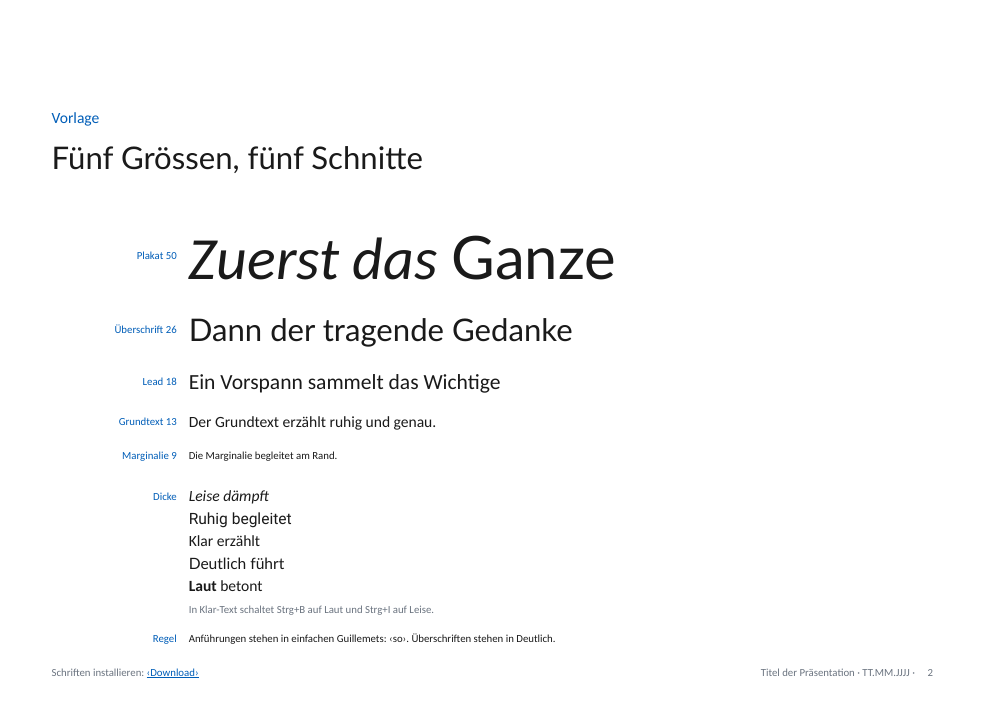
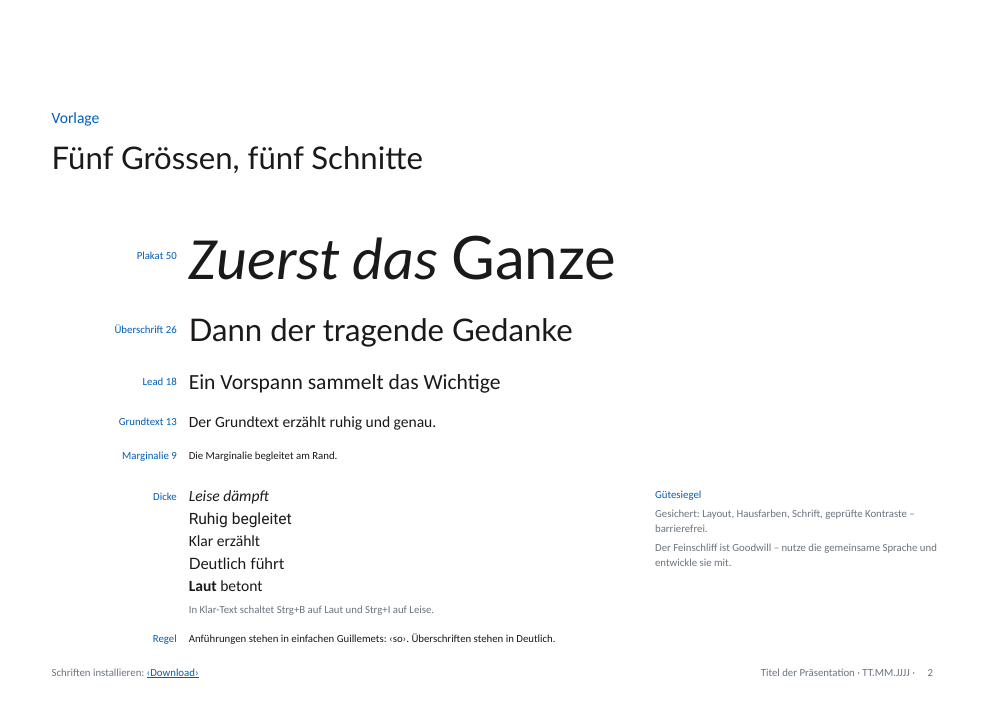
Before and after one commit to phtok/goeloggen, a slide deck: slide 2 of assets/templates/GoetheanumVorlageA4.pptx. Drawn at 1008x713 pixels with LibreOffice and Linux fonts; fonts in the diff are those of the drawing; background and template pictures are left out. Boxes give left, top, right and bottom in pixels: in the first picture for what was removed or moved away, otherwise in the second. Text is boxed around its words. In the diff, an @@ line names an element or a change of style, - is before the commit and + after.

Commit message:
Gütesiegel: die Vorlage lehrt die gemeinsame Sprache (#473)
Die Platzhalterpräsi wird zum Lehrstück: zwei anschauliche Feintypografie-Folien
(‹Die kleinen Zeichen›, ‹Noch feinere Zeichen›), Regeln eingestreut auf bestehende
Folien (Einfachauszeichnung, Lesemass, Minus/Leerzeichen, tabellarische Ziffern,
Korrektur Deutlich statt Laut), ein Gütesiegel-Kästchen (gesichert ↔ Goodwill) und
die frühere Kontrast-/Gold-/Datums-Runde. Tool-Seite: schlankes Panel am Lesemass,
verlinkt aufs Regelwerk. Alle Regeln mit korrektem Zeichensatz (…, –, −, U+202F, ‹›).

```diff
--- a/assets/templates/GoetheanumVorlageA4.pptx
+++ b/assets/templates/GoetheanumVorlageA4.pptx
@@ text added at [655, 490, 937, 566], 9 pt, text #6B7480 @@
+Gütesiegel
+Gesichert: Layout, Hausfarben, Schrift, geprüfte Kontraste – barrierefrei.
+Der Feinschliff ist Goodwill – nutze die gemeinsame Sprache und entwickle sie mit.
```
Also in this commit, not shown: 5 other slides changed, 2 slides added, 2 other files.
